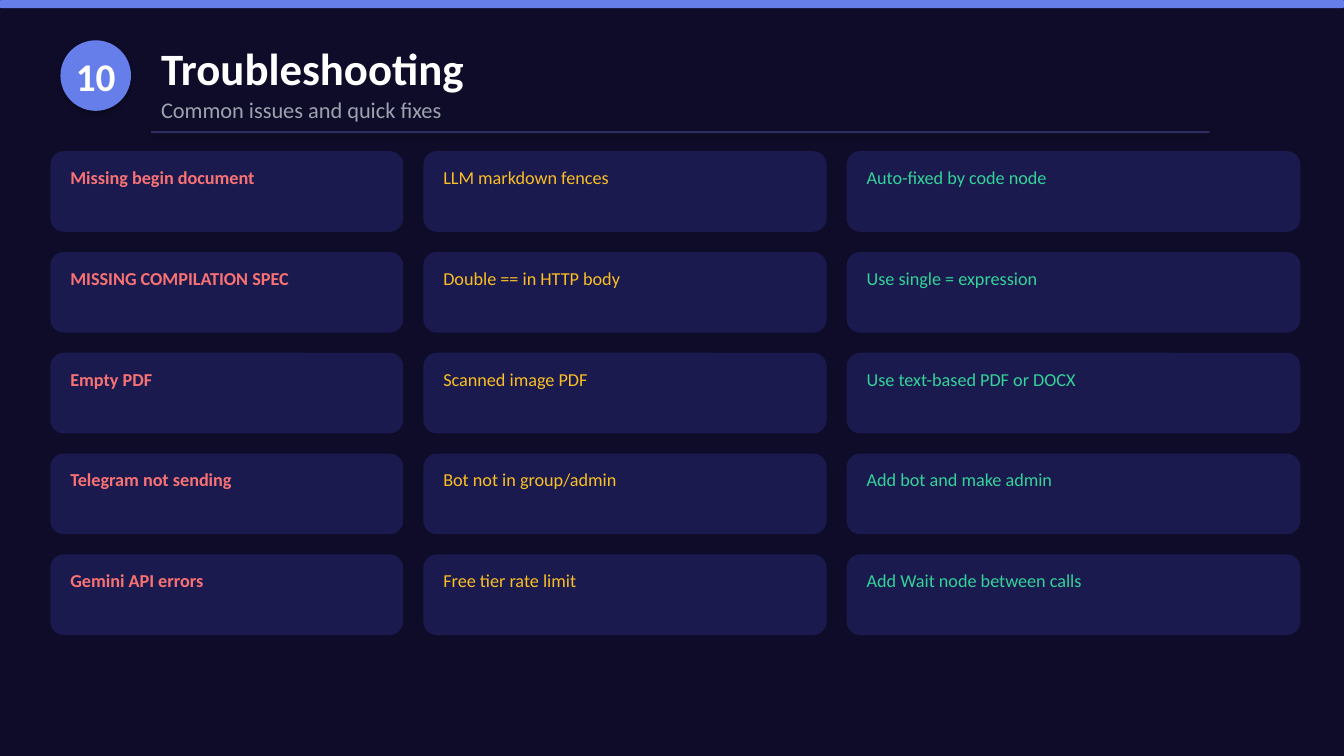
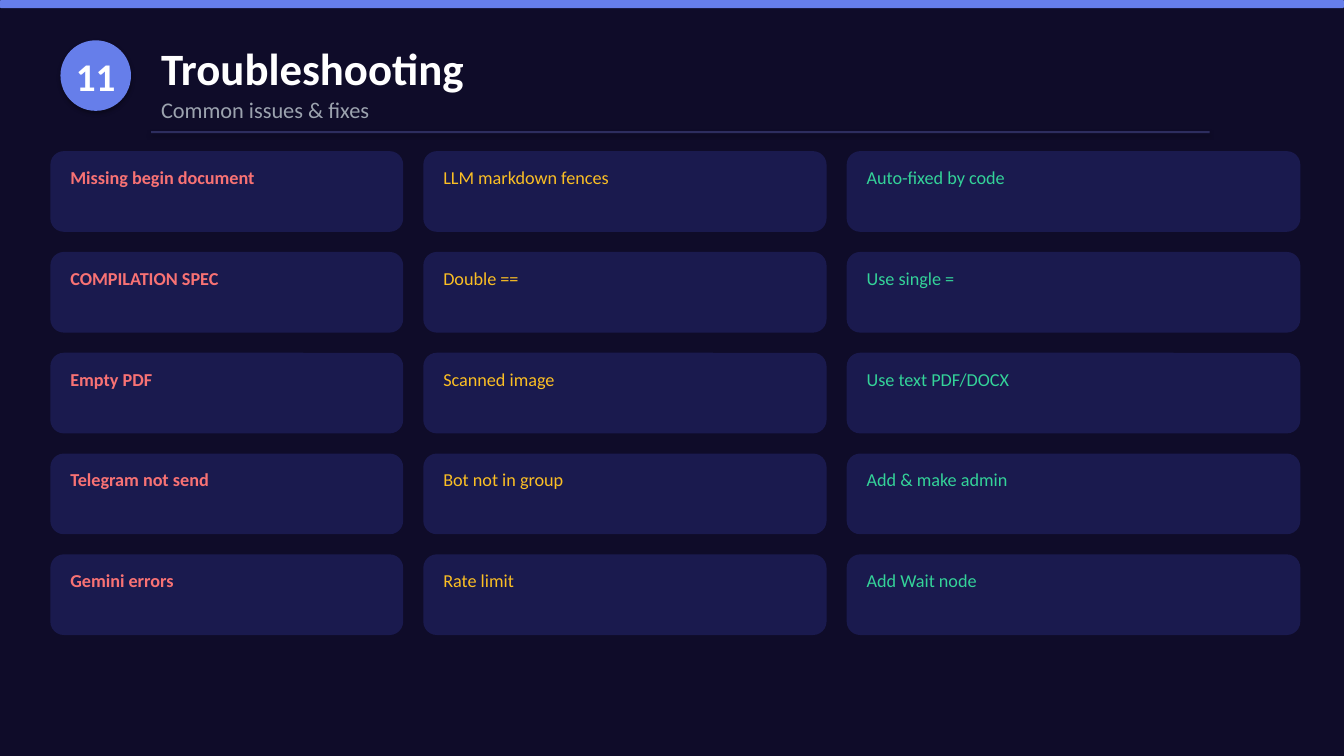
Before and after one commit to nitinkumar30/aiResumeOptimizer, a slide deck: slide 12 of AI_Resume_Optimizer_Presentation.pptx (slide 11 before the commit). Drawn at 1344x756 pixels with LibreOffice and Linux fonts; fonts in the diff are those of the drawing. Boxes give left, top, right and bottom in pixels: in the first picture for what was removed or moved away, otherwise in the second. Text is boxed around its words. In the diff, an @@ line names an element or a change of style, - is before the commit and + after.

```diff
--- a/AI_Resume_Optimizer_Presentation.pptx
+++ b/AI_Resume_Optimizer_Presentation.pptx
@@ text in ellipse at (76, 65, 116, 91): text changed @@
-10
+11
@@ text at (161, 102, 369, 118): text changed @@
-Common issues and quick fixes
+Common issues & fixes
@@ text at (867, 171, 1005, 187): text changed @@
-Auto-fixed by code node
+Auto-fixed by code
@@ text at (70, 273, 218, 285): text changed @@
-MISSING COMPILATION SPEC
+COMPILATION SPEC
@@ text at (443, 272, 496, 285): text changed @@
-Double == in HTTP body
+Double ==
@@ text at (867, 272, 942, 288): text changed @@
-Use single = expression
+Use single =
@@ text at (443, 373, 555, 389): text changed @@
-Scanned image PDF
+Scanned image
@@ text at (867, 373, 1009, 387): text changed @@
-Use text-based PDF or DOCX
+Use text PDF/DOCX
@@ text at (70, 473, 209, 489): text changed @@
-Telegram not sending
+Telegram not send
@@ text at (443, 473, 563, 489): text changed @@
-Bot not in group/admin
+Bot not in group
@@ text at (867, 473, 1008, 486): text changed @@
-Add bot and make admin
+Add & make admin
@@ text at (70, 574, 174, 587): text changed @@
-Gemini API errors
+Gemini errors
@@ text at (443, 574, 514, 587): text changed @@
-Free tier rate limit
+Rate limit
@@ text at (867, 574, 977, 587): text changed @@
-Add Wait node between calls
+Add Wait node
```
Also in this commit, not shown: 10 other slides changed, 2 slides added, 1 slide removed, 8 other files.
